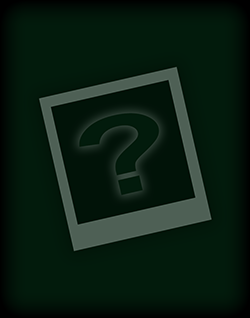
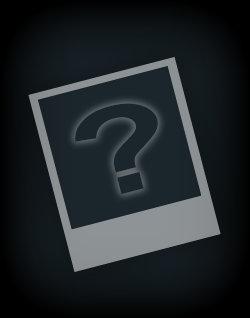
Comparing the layer stacks of the two 250 x 318 images. Changes:
added group "Group 1" (50%) with 3 layers above "Layer 1" over [28, 56, 221, 273]
added layer "?" in group "Group 1" over [75, 103, 158, 194]
added layer "Layer 3" in group "Group 1" over [38, 65, 201, 230]
added layer "Layer 2" in group "Group 1" over [28, 56, 221, 273]
added layer "Layer 1" above "Background" over [1, 1, 249, 317]
added layer "Background" over [1, 1, 249, 317]
